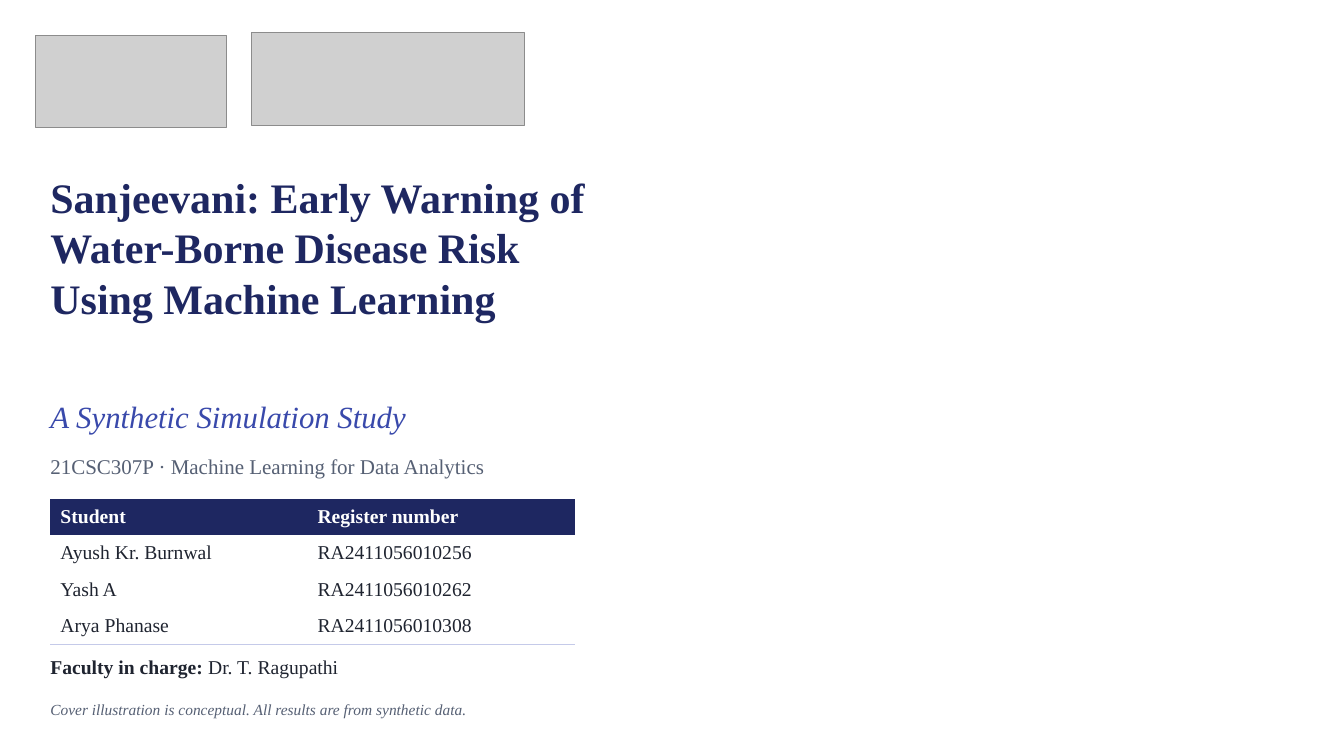
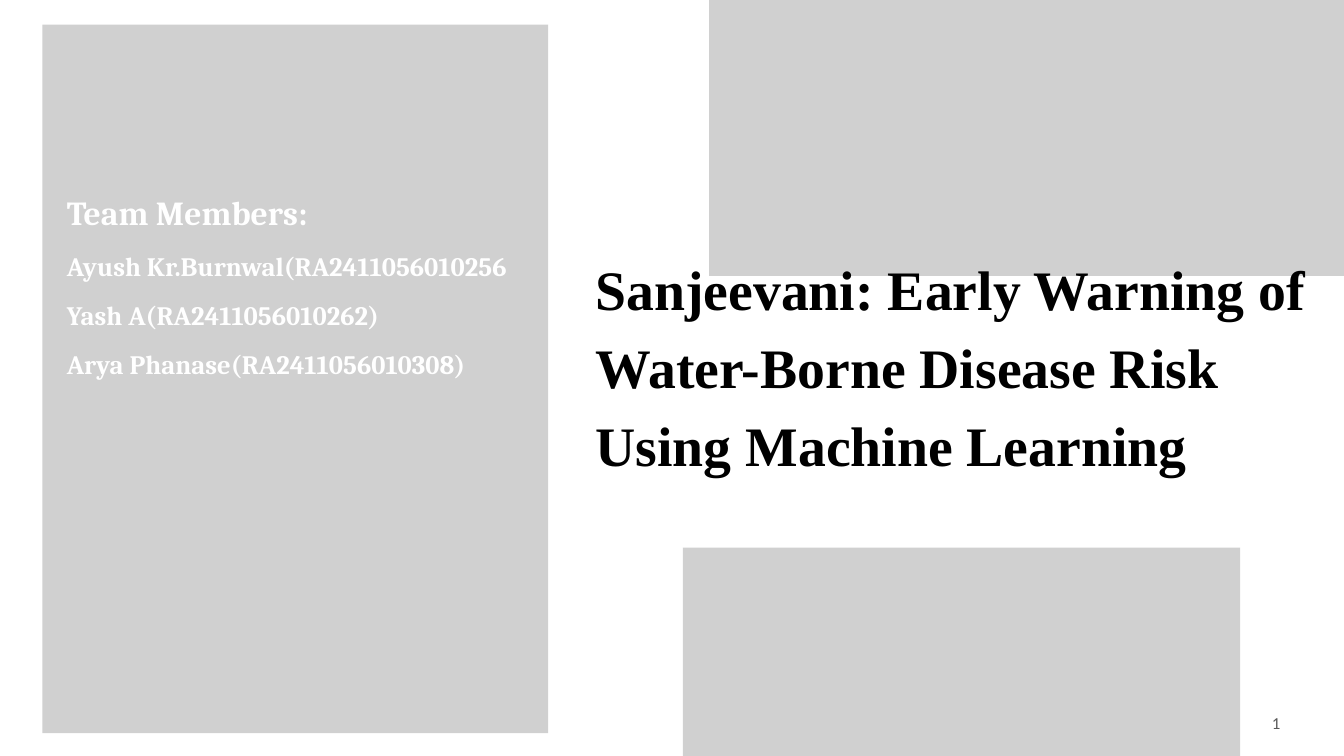
Before and after one commit to Yash13606/sanjeevani, a slide deck: slide 1 of presentation/Sanjeevani_ML_PPT.pptx. Drawn at 1344x756 pixels with LibreOffice and Linux fonts; fonts in the diff are those of the drawing; grey boxes stand for pictures; background and template pictures are left out. Boxes give left, top, right and bottom in pixels: in the first picture for what was removed or moved away, otherwise in the second. Text is boxed around its words. In the diff, an @@ line names an element or a change of style, - is before the commit and + after.

```diff
--- a/presentation/Sanjeevani_ML_PPT.pptx
+++ b/presentation/Sanjeevani_ML_PPT.pptx
@@ rectangle removed at <box>0,0,706,756</box> @@
@@ picture added at <box>42,24,548,733</box> @@
@@ picture: place and size @@
-picture at <box>252,32,524,126</box>
+picture at <box>709,0,1344,276</box>
@@ text at <box>67,202,507,379</box>: text changed; size 22 to 19.1 pt; font Times New Roman to Cambria; text colour #3949AB to #FFFFFF; bold on; italic off @@
-A Synthetic Simulation Study
+Team Members:
+Ayush Kr.Burnwal(RA2411056010256
+Yash A(RA2411056010262)
+Arya Phanase(RA2411056010308)
@@ text "Sanjeevani: Early Warning of Water-Borne ...": place and size @@
-text "Sanjeevani: Early Warning of Water-Borne ..." at <box>50,183,585,322</box>
+text "Sanjeevani: Early Warning of Water-Borne ..." at <box>596,267,1304,477</box>
@@ text "Sanjeevani: Early Warning of Water-Borne ..." at <box>596,267,1304,477</box>: size 30 to 39.8 pt, text colour #1E2761 to #000000; line spacing 1 to 55.7pt @@
@@ text removed at <box>50,459,484,479</box> @@
-21CSC307P · Machine Learning for Data Analytics
@@ table removed at <box>50,499,575,644</box>, 4 rows, 2 columns @@
-Student | Register number
-Ayush Kr. Burnwal | RA2411056010256
-Yash A | RA2411056010262
-Arya Phanase | RA2411056010308
@@ picture: place and size @@
-picture at <box>35,35,227,127</box>
+picture at <box>684,547,1241,756</box>
@@ text removed at <box>50,660,339,679</box> @@
-Faculty in charge: Dr. T. Ragupathi
@@ text removed at <box>50,704,466,719</box> @@
-Cover illustration is conceptual. All results are from synthetic data.
@@ text added at <box>1272,718,1280,729</box>, 12 pt, text #595959 @@
+1
```
Also in this commit, not shown: 2 other slides changed, 22 slides added, 16 slides removed.
